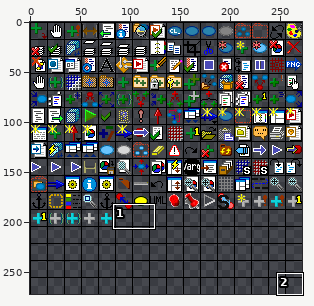
Sprite sheet -- Delivery/studio/bitmaps/png/studio_icon_matrix.png. The picture above shows the old version from afar; the outline marks the close-up.
Close-up. Old version:
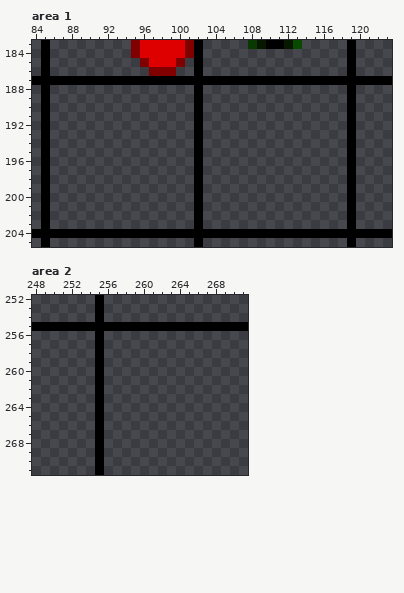
The file is 272x272 pixels. Colours within 5 levels of each other are drawn and written as one. Shown: area 1: x 84..123, y 183..205; area 2: x 248..271, y 252..271. The commit also changed other parts of the picture, which this record leaves out.
And afterwards:
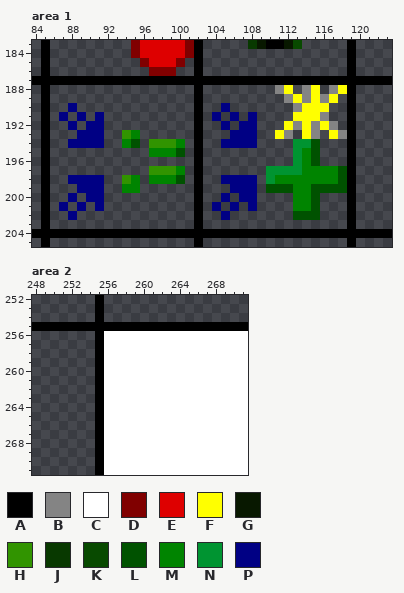
Palette (. is transparent): A #000000  B #848484  C #ffffff  D #800000  E #de0000  F #ffff00  G #081800  H #319400  J #083900  K #084a00  L #005200  M #008400  N #009431  P #000084
What changed:
Area 1:
Colour B is added in row 188 at x 111, 114 and 117; in row 189 at x 112, 114 and 116; in row 190 at x 113; in row 191 at x 116; in row 192 at x 113, 115 and 117; in row 193 at x 112, 115 and 118.
Colour F is added in row 188 at x 112, 115 and 118; in row 189 at x 113, 115 and 117; in row 190 at x 114 to 116; in row 191 at x 113 to 115; in row 192 at x 112, 114 and 116; in row 193 at x 111, 114 and 117.
Colour H is added in row 193 at x 94; in row 194 at x 97 to 99; in row 197 at x 97 to 99; in row 198 at x 94.
Colour L is added in row 194 at x 95 and 115; in row 195 at x 100 and 115; in row 196 at x 115; in row 197 at x 118; in row 198 at x 100 and 118; in row 199 at x 110 to 112 and 115 to 118.
Colour L is added in rows 200 to 201 at x 115; in row 202 at x 113 to 115.
Colour M is added in row 193 at x 95; in row 194 at x 94 and 100; in row 195 at x 97 to 99 and 114; in row 196 at x 114; in row 197 at x 100 and 114 to 117; in row 198 at x 95, 97 to 99 and 111 to 117.
Colour M is added in row 199 at x 94 to 95 and 113 to 114; in rows 200 to 201 at x 113 to 114.
Colour N is added in row 194 at x 113 to 114; in rows 195 to 196 at x 113; in row 197 at x 110 to 113; in row 198 at x 110.
Colour P is added in row 190 at x 88 and 105; in row 191 at x 87, 89, 91, 104, 106 and 108; in row 192 at x 88, 90 to 91, 105 and 107 to 108; in row 193 at x 89 to 91 and 106 to 108; in row 194 at x 88 to 91 and 105 to 108; in row 198 at x 88 to 91 and 105 to 108.
Colour P is added in row 199 at x 89 to 91 and 106 to 108; in row 200 at x 88, 90 to 91, 105 and 107 to 108; in row 201 at x 87, 89, 91, 104, 106 and 108; in row 202 at x 88 and 105.
Area 2:
Colour C is added in rows 256 to 271 at x 256 to 271.
